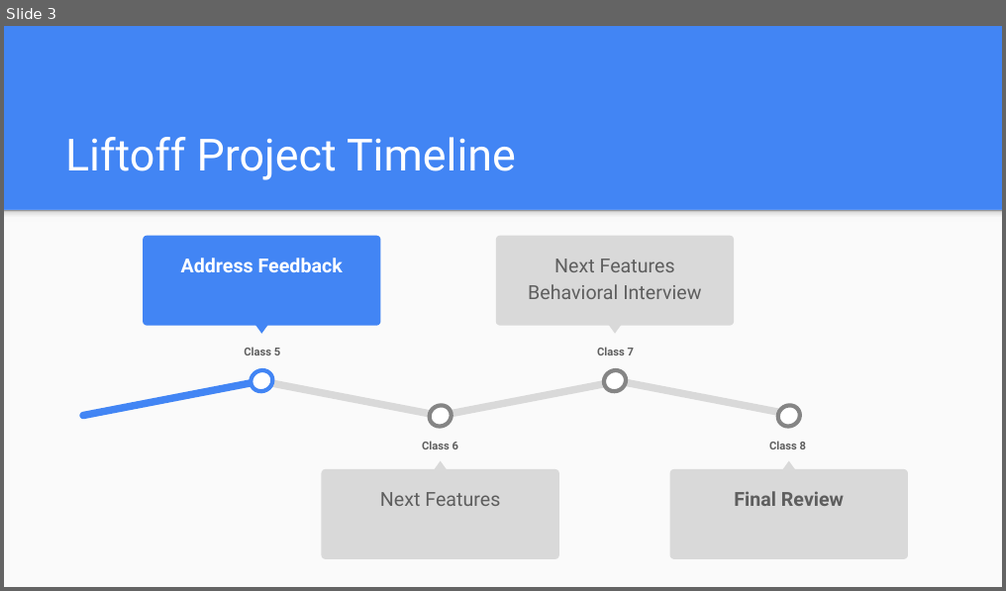
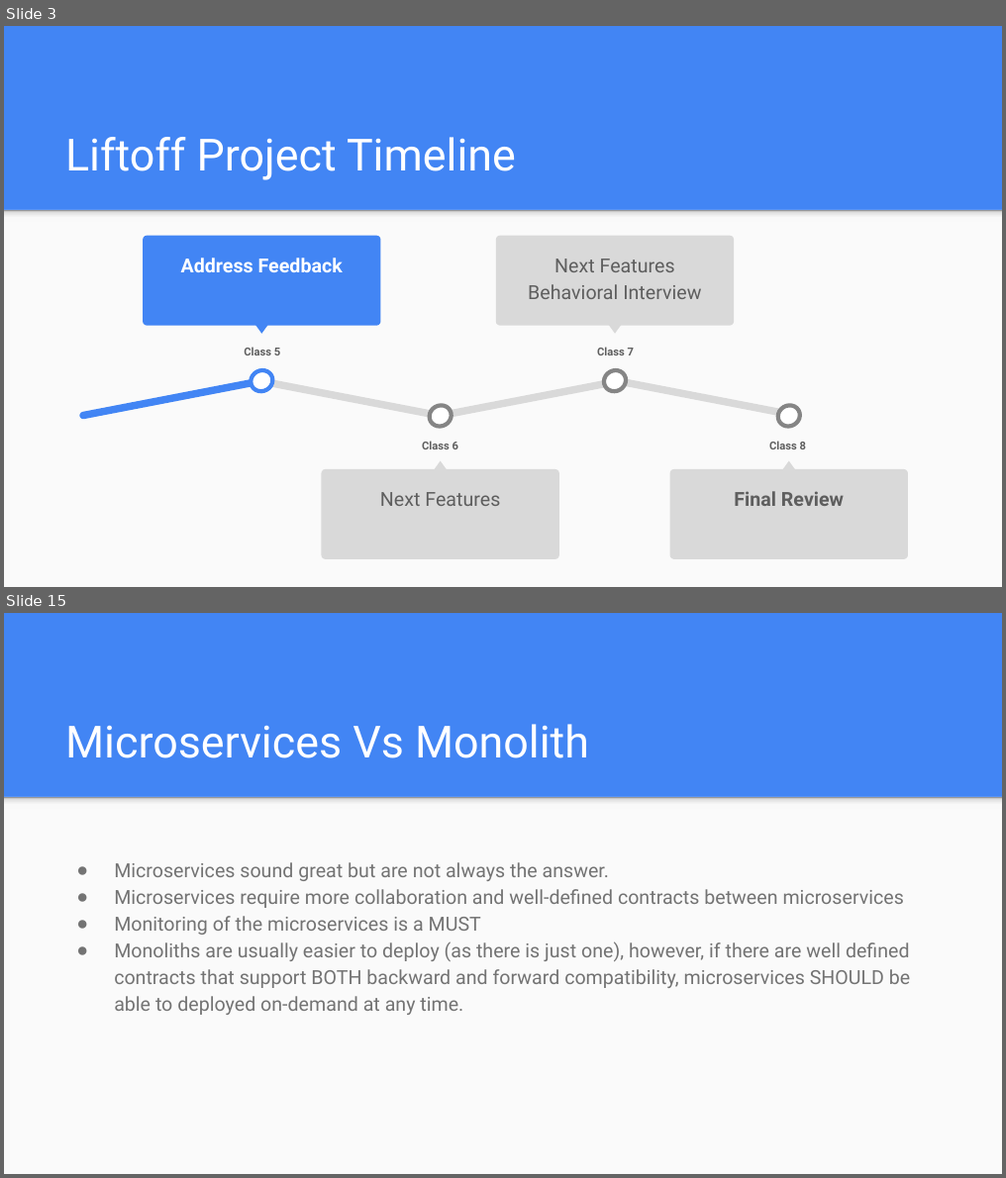
Before and after one commit to icon5585/liftoff-presentations, a slide deck: Class 5 Slides.pptx. Shown one above the other, each under a label of ours: slide 3 before the commit, slides 3 and 15 after it; the slides between them are not shown. The pictures are 1006x591 and 1006x1178 pixels, drawn with LibreOffice and Linux fonts; fonts in the diff are those of the drawing. Boxes give left, top, right and bottom in pixels: in the first picture for what was removed or moved away, otherwise in the second. Text is boxed around its words. In the diff, an @@ line names an element or a change of style, - is before the commit and + after.

```diff
--- a/Class 5 Slides.pptx
+++ b/Class 5 Slides.pptx
@@ slide 15 added at bbox=[4, 613, 1002, 1174], background #4285F4; not listed: 2 template elements that a slide beside it also shows @@
@@ title added at bbox=[65, 724, 589, 759], 32 pt, text #FFFFFF @@
+Microservices Vs Monolith
@@ text added at bbox=[114, 862, 910, 1015], 14 pt, text #737373 @@
+● Microservices sound great but are not always the answer.
+● Microservices require more collaboration and well-defined contracts between microservices
+● Monitoring of the microservices is a MUST
+● Monoliths are usually easier to deploy (as there is just one), however, if there are well defined contracts that support BOTH backward and forward compatibility, microservices SHOULD be able to deployed on-demand at any time.
```
Also in this commit, not shown: 2 slides changed, 12 other slides added, 4 slides removed.
